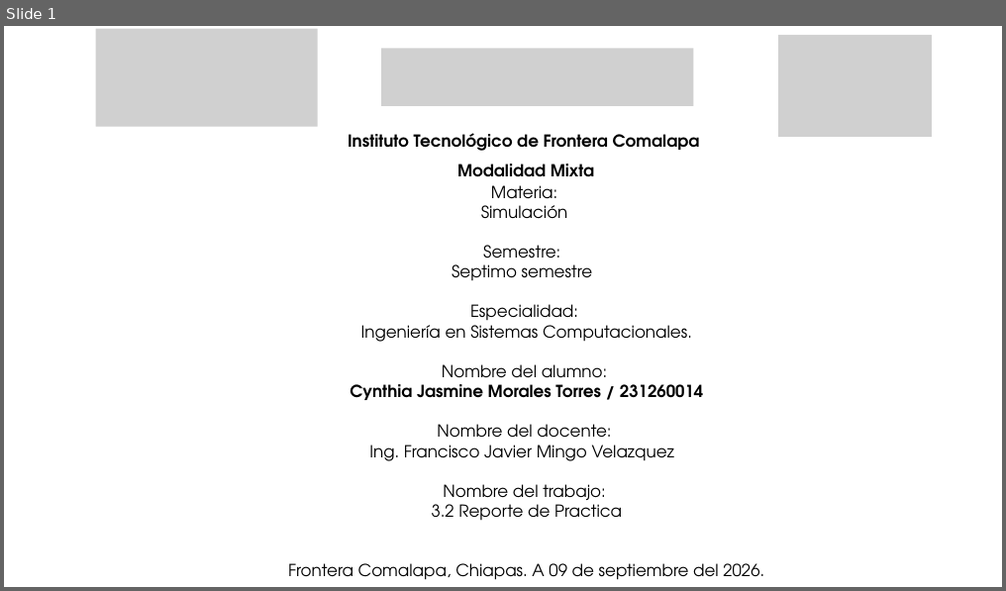
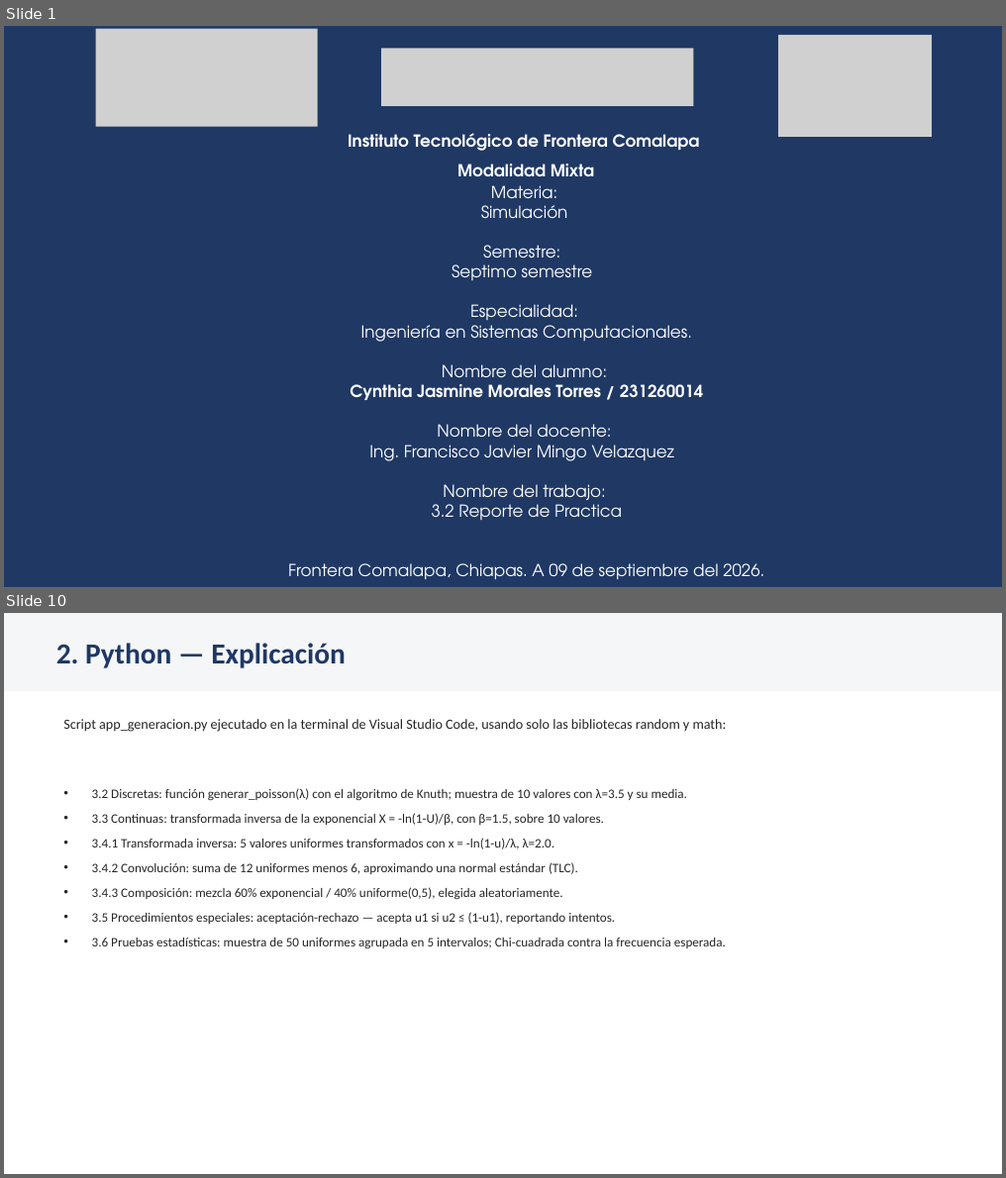
Before and after one commit to Cynthia21Morales/SIMULACION_CynthiaJasmineMT, a slide deck: SIM-Tema-3/Actividad 3.2 Reporte de Practica_CynthiaMorales_SIM_7ISCM.pptx. Shown one above the other, each under a label of ours: slide 1 before the commit, slides 1 and 10 after it; the slides between them are not shown. The pictures are 1006x591 and 1006x1178 pixels, drawn with LibreOffice and Linux fonts; fonts in the diff are those of the drawing; grey boxes stand for pictures. Boxes give left, top, right and bottom in pixels: in the first picture for what was removed or moved away, otherwise in the second. Text is boxed around its words. In the diff, an @@ line names an element or a change of style, - is before the commit and + after.

```diff
--- a/SIM-Tema-3/Actividad 3.2 Reporte de Practica_CynthiaMorales_SIM_7ISCM.pptx
+++ b/SIM-Tema-3/Actividad 3.2 Reporte de Practica_CynthiaMorales_SIM_7ISCM.pptx
@@ slide 10 added at (4,613,1002,1174), background #FFFFFF @@
@@ rectangle added at (4,613,1002,691), fill #F5F6F8 @@
@@ text added at (56,643,346,668), 28 pt, text #1F3864, bold @@
+2. Python — Explicación
@@ text added at (63,719,727,732), 13.5 pt, text #262626 @@
+Script app_generacion.py ejecutado en la terminal de Visual Studio Code, usando solo las bibliotecas random y math:
@@ text added at (92,788,726,950), 12.5 pt, text #262626 @@
+• 3.2 Discretas: función generar_poisson(λ) con el algoritmo de Knuth; muestra de 10 valores con λ=3.5 y su media.
+• 3.3 Continuas: transformada inversa de la exponencial X = -ln(1-U)/β, con β=1.5, sobre 10 valores.
+• 3.4.1 Transformada inversa: 5 valores uniformes transformados con x = -ln(1-u)/λ, λ=2.0.
+• 3.4.2 Convolución: suma de 12 uniformes menos 6, aproximando una normal estándar (TLC).
+• 3.4.3 Composición: mezcla 60% exponencial / 40% uniforme(0,5), elegida aleatoriamente.
+• 3.5 Procedimientos especiales: aceptación-rechazo — acepta u1 si u2 ≤ (1-u1), reportando intentos.
+• 3.6 Pruebas estadísticas: muestra de 50 uniformes agrupada en 5 intervalos; Chi-cuadrada contra la frecuencia esperada.
@@ slide 1 changed as well @@
@@ background #FFFFFF to #1F3864 @@
@@ text "Instituto Tecnológico de Frontera Comalapa" at (348,133,700,176): text colour #000000 to #FFFFFF @@
@@ text "Materia:" at (288,185,764,580): text colour #000000 to #FFFFFF @@
```
Also in this commit, not shown: 18 other slides added, 20 slides removed, 1 other file.
